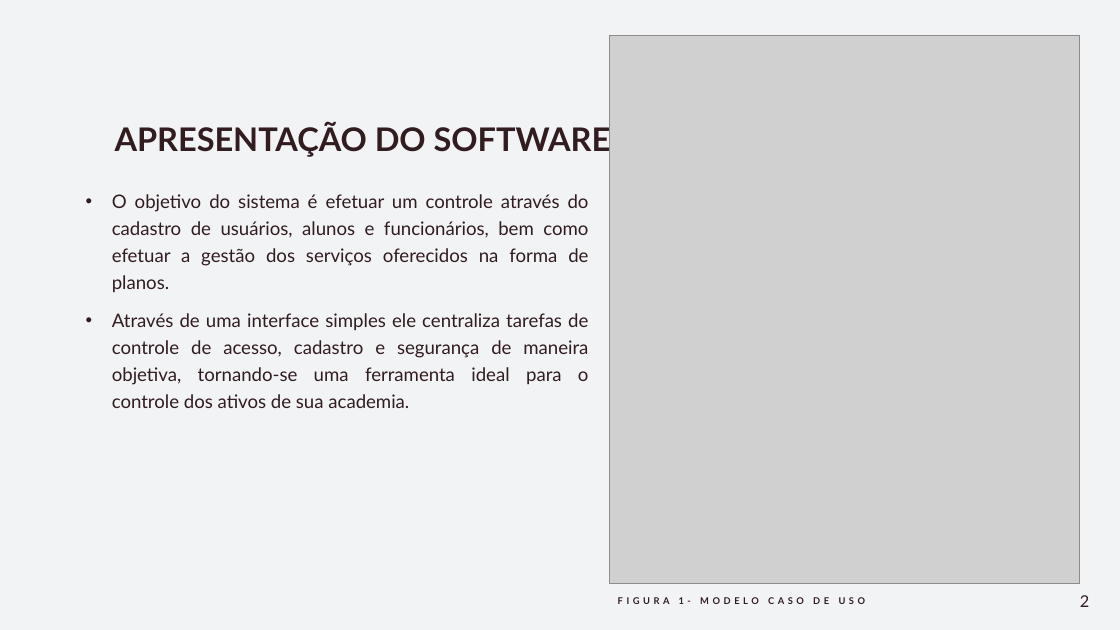
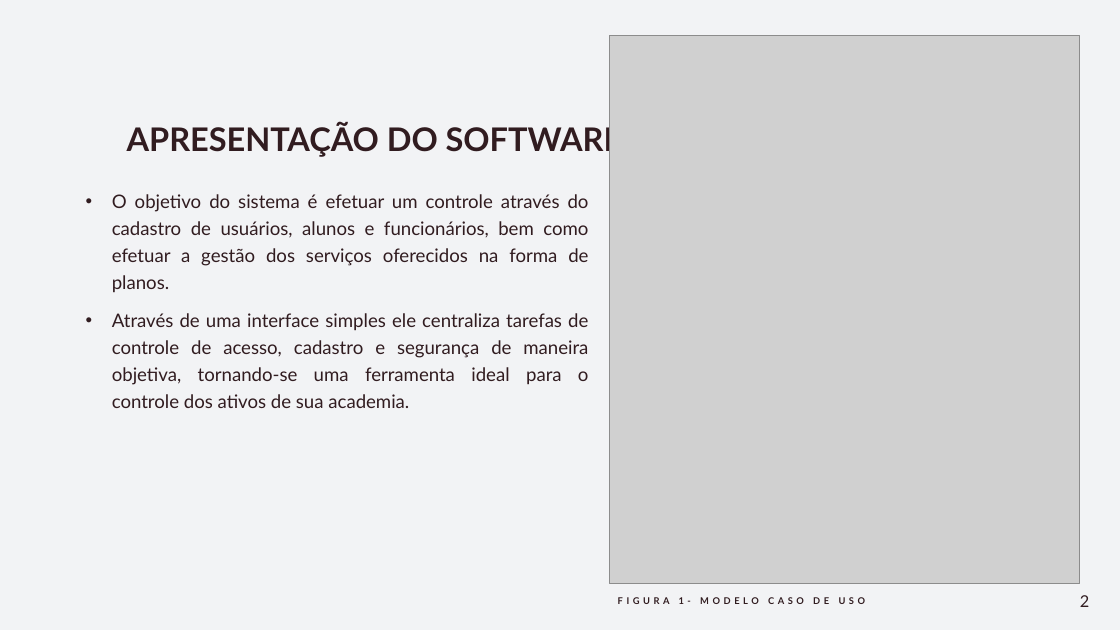
Before and after one commit to eder-ferreira/academia, a slide deck: slide 2 of Documentos/Apresentação -Gestão de Academia.pptx. Drawn at 1120x630 pixels with LibreOffice and Linux fonts; fonts in the diff are those of the drawing; grey boxes stand for pictures. Boxes give left, top, right and bottom in pixels: in the first picture for what was removed or moved away, otherwise in the second. Text is boxed around its words. In the diff, an @@ line names an element or a change of style, - is before the commit and + after.

```diff
--- a/Documentos/Apresentação -Gestão de Academia.pptx
+++ b/Documentos/Apresentação -Gestão de Academia.pptx
@@ title "APRESENTAÇÃO DO SOFTWARE" at box(127, 123, 623, 158): alignment left to centre @@
```
Also in this commit, not shown: 3 other slides changed, 1 slide added, 12 other files.
